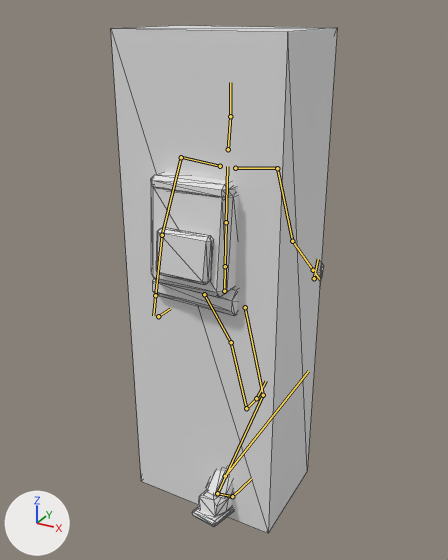
The glTF model public/assets/models/chr/chr_survivor_a.glb, before and after one commit.
Both versions are drawn from a camera (50 mm lens) standing at (1.021, -1.867, 1.86) and looking at (-0.047, 0.074, 0.89). Arrows for +X, +Y and +Z are at lower left; the lights stay in place. The older version comes first. Both versions are drawn at frame 10 of the action 'walk'; the numbers are the values there. The bones that bend it are drawn over the model as lines. Mesh edges are drawn as thin lines. Objects named as collision shapes, trigger or cutter boxes, shadow casters or lower levels of detail are left out.

Names of what the first picture shows: 'chr_survivor_a_COL_box', 'chr_survivor_a_LOD0'.
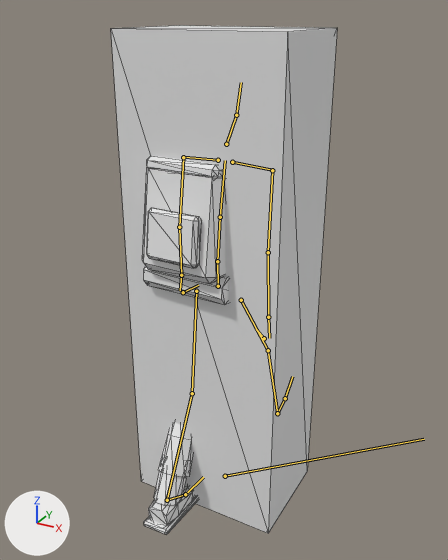
Changed parts and their boxes [x1, y1, x2, y2] in the pictures (448 x 560 px):
'chr_survivor_a_LOD0', posed: before [151, 172, 324, 526]; after [144, 423, 198, 534]
'chr_survivor_a_BACKPACK', now drawn: after [142, 156, 228, 305]
bone 'root', root to tip: before (225, 476) to (308, 371); after (225, 476) to (424, 439)
bone 'hips', root to tip: before (224, 291) to (225, 266); after (218, 286) to (217, 261)
bone 'spine', root to tip: before (225, 266) to (226, 222); after (217, 261) to (220, 217)
bone 'chest', root to tip: before (226, 222) to (227, 166); after (220, 217) to (225, 160)
bone 'neck', root to tip: before (228, 149) to (230, 116); after (226, 144) to (236, 115)
bone 'head', root to tip: before (230, 116) to (230, 82); after (236, 115) to (241, 82)
bone 'shoulder_L', root to tip: before (220, 166) to (181, 157); after (218, 160) to (184, 157)
bone 'upper_arm_L', root to tip: before (181, 157) to (162, 235); after (183, 157) to (179, 227)
bone 'forearm_L', root to tip: before (162, 235) to (155, 295); after (179, 227) to (181, 275)
bone 'hand_L', root to tip: before (155, 295) to (153, 315); after (181, 275) to (180, 290)
bone 'shoulder_R', root to tip: before (235, 168) to (277, 168); after (232, 162) to (272, 170)
bone 'upper_arm_R', root to tip: before (277, 168) to (292, 241); after (272, 170) to (268, 252)
bone 'forearm_R', root to tip: before (292, 241) to (313, 270); after (268, 252) to (268, 317)
bone 'hand_R', root to tip: before (313, 270) to (319, 279); after (268, 317) to (269, 338)
bone 'thigh_L', root to tip: before (204, 294) to (231, 342); after (196, 291) to (192, 393)
bone 'shin_L', root to tip: before (231, 342) to (246, 408); after (192, 393) to (167, 500)
bone 'foot_L', root to tip: before (246, 408) to (256, 398); after (167, 500) to (185, 494)
bone 'thigh_R', root to tip: before (245, 307) to (263, 395); after (241, 300) to (268, 350)
bone 'shin_R', root to tip: before (263, 395) to (217, 493); after (268, 350) to (277, 413)
bone 'foot_R', root to tip: before (217, 493) to (232, 496); after (277, 413) to (285, 398)
bone 'toe_R', root to tip: before (232, 496) to (251, 478); after (285, 398) to (292, 376)

The edits, one by one:
Bone 'root' (bone_root) turns from (0, 0, 0) to (0, 0, -46) degrees about its own x, y and z.
Bone 'hips' (bone_hips) moves from (0.003, -0.089, 0.0) to (0.025, -0.076, -0.021).
Bone 'hips' (bone_hips) turns from (1, -7, 0) to (-2, 48, -1) degrees about its own x, y and z.
Bone 'spine' (bone_spine) turns from (1, 4, 0) to (8, -3, 0) degrees about its own x, y and z.
Bone 'chest' (bone_chest) turns from (1, 4, 0) to (5, -2, 0) degrees about its own x, y and z.
Bone 'neck' (bone_neck) turns from (-1, -1, 0) to (16, -1, 1) degrees about its own x, y and z.
Bone 'head' (bone_head) turns from (-3, -1, 0) to (-17, -1, 2) degrees about its own x, y and z.
Bone 'shoulder_L' (bone_shoulder_l) turns from (0, 0, 3) to (-9, -1, -4) degrees about its own x, y and z.
Bone 'upper_arm_L' (bone_upper_arm_l) turns from (-13, 3, -37) to (14, 1, -25) degrees about its own x, y and z.
Bone 'forearm_L' (bone_forearm_l) turns from (15, 0, 0) to (10, 1, 3) degrees about its own x, y and z.
Bone 'hand_L' (bone_hand_l) turns from (0, 0, 0) to (-6, 6, 3) degrees about its own x, y and z.
Bone 'shoulder_R' (bone_shoulder_r) turns from (0, 0, 3) to (-9, -4, 5) degrees about its own x, y and z.
Bone 'upper_arm_R' (bone_upper_arm_r) turns from (17, 3, 37) to (8, 4, 34) degrees about its own x, y and z.
Bone 'forearm_R' (bone_forearm_r) turns from (31, 0, 0) to (8, -29, -4) degrees about its own x, y and z.
Bone 'hand_R' (bone_hand_r) turns from (0, 0, 0) to (-1, -19, -2) degrees about its own x, y and z.
Bone 'thigh_L' (bone_thigh_l) turns from (40, -21, -9) to (-12, -4, -1) degrees about its own x, y and z.
Bone 'shin_L' (bone_shin_l) turns from (-23, 0, 0) to (-27, 0, 0) degrees about its own x, y and z.
Bone 'foot_L' (bone_foot_l) turns from (-2, 9, -7) to (33, 5, -5) degrees about its own x, y and z.
Bone 'thigh_R' (bone_thigh_r) turns from (12, 8, -4) to (35, 3, 0) degrees about its own x, y and z.
Bone 'shin_R' (bone_shin_r) turns from (-55, 0, 0) to (-19, 0, 0) degrees about its own x, y and z.
Bone 'foot_R' (bone_foot_r) turns from (25, -6, 7) to (4, 0, 10) degrees about its own x, y and z.
Bone 'toe_R' (bone_toe_r) turns from (18, 0, 0) to (1, -1, 0) degrees about its own x, y and z.
